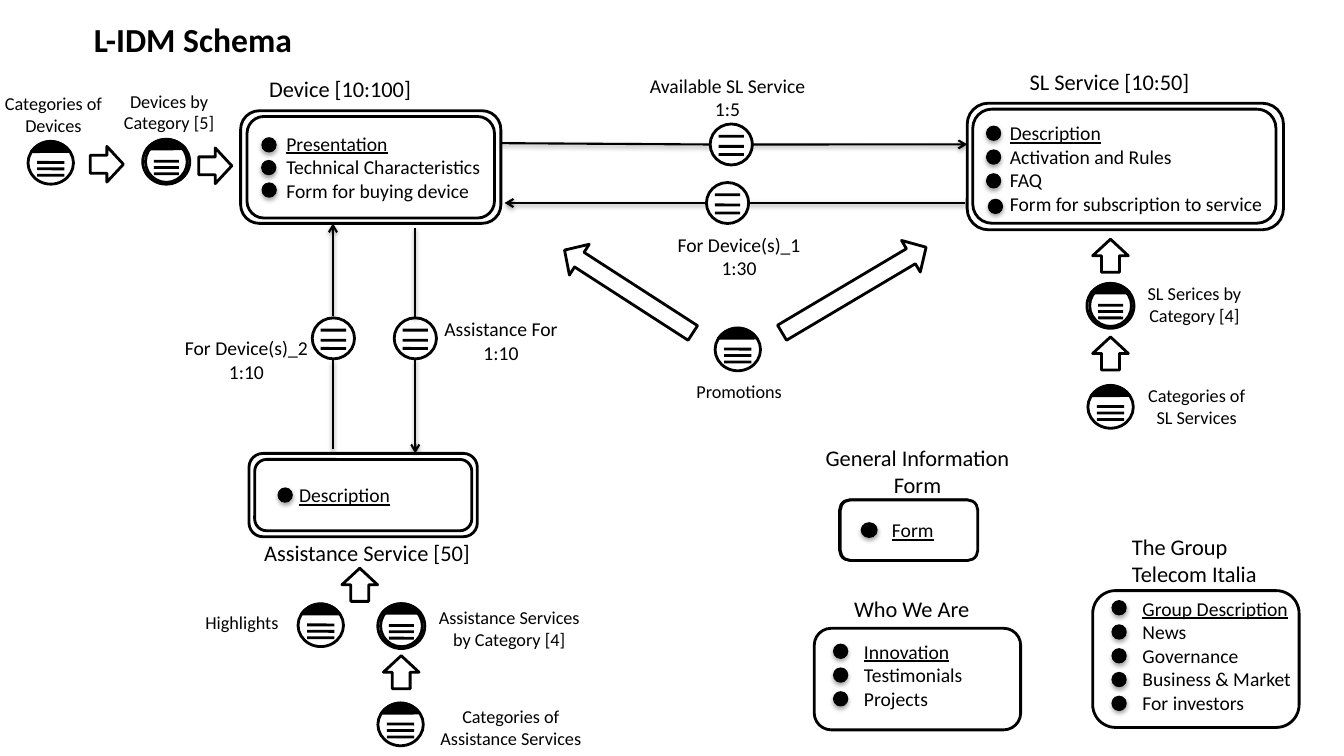
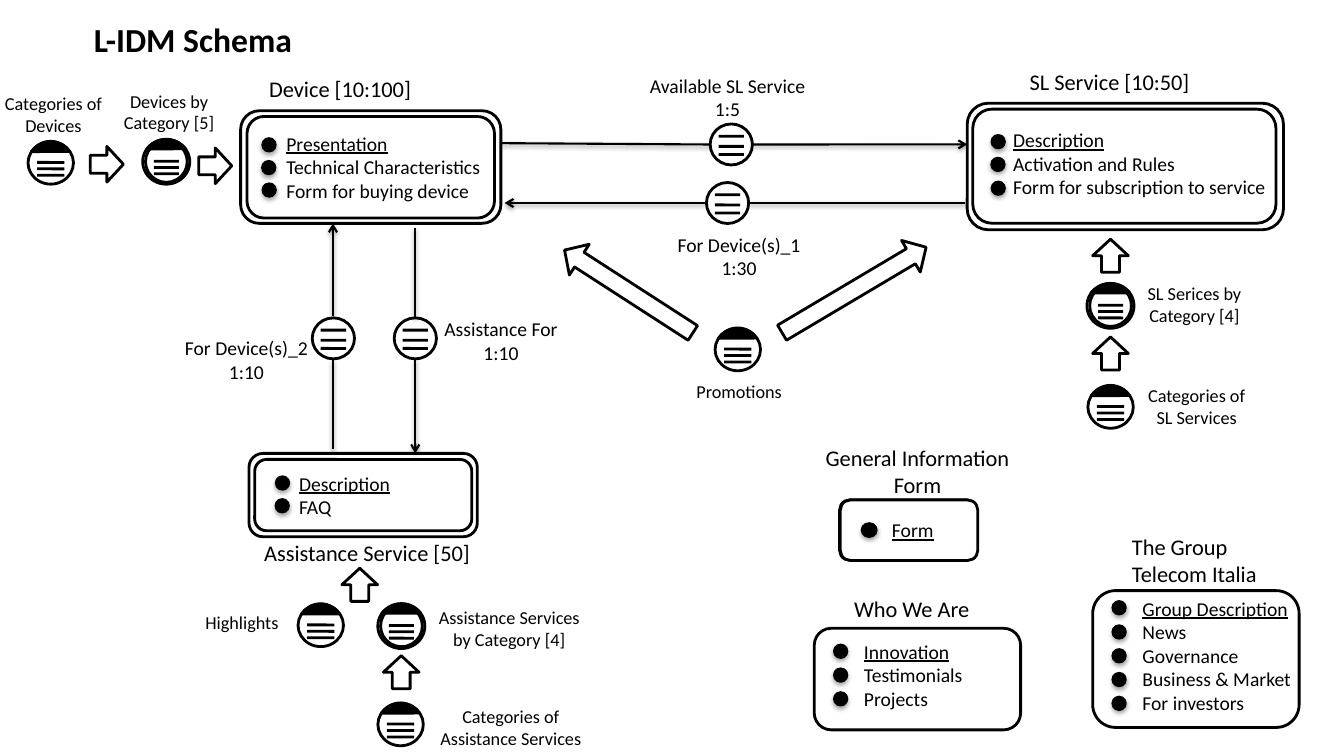
Before and after one commit to AntoMarcus14/HypermediaProject, a slide deck: slide 2 of 1st delivery/C-IDM.pptx. Drawn at 1344x756 pixels with LibreOffice and Linux fonts; fonts in the diff are those of the drawing. Boxes give left, top, right and bottom in pixels: in the first picture for what was removed or moved away, otherwise in the second. Text is boxed around its words. In the diff, an @@ line names an element or a change of style, - is before the commit and + after.

```diff
--- a/1st delivery/C-IDM.pptx
+++ b/1st delivery/C-IDM.pptx
@@ ellipse: place and size @@
-ellipse at (987, 126, 1001, 140)
+ellipse at (991, 135, 1005, 149)
@@ text "Description": place and size @@
-text "Description" at (1010, 126, 1262, 214)
+text "Description" at (1013, 133, 1265, 197)
@@ ellipse: place and size @@
-ellipse at (987, 150, 1001, 164)
+ellipse at (991, 157, 1005, 171)
@@ text at (1010, 174, 1042, 190): paragraph removed @@
-FAQ
@@ ellipse: place and size @@
-ellipse at (989, 200, 1003, 214)
+ellipse at (991, 181, 1005, 196)
@@ ellipse: place and size @@
-ellipse at (987, 173, 1001, 188)
+ellipse at (275, 476, 289, 490)
@@ text "Description": place and size @@
-text "Description" at (299, 488, 390, 506)
+text "Description" at (299, 477, 390, 517)
@@ ellipse: place and size @@
-ellipse at (278, 488, 292, 502)
+ellipse at (275, 499, 289, 513)
@@ text at (299, 501, 331, 517): paragraph added @@
+FAQ
```
Also in this commit, not shown: 1 other slide changed.
